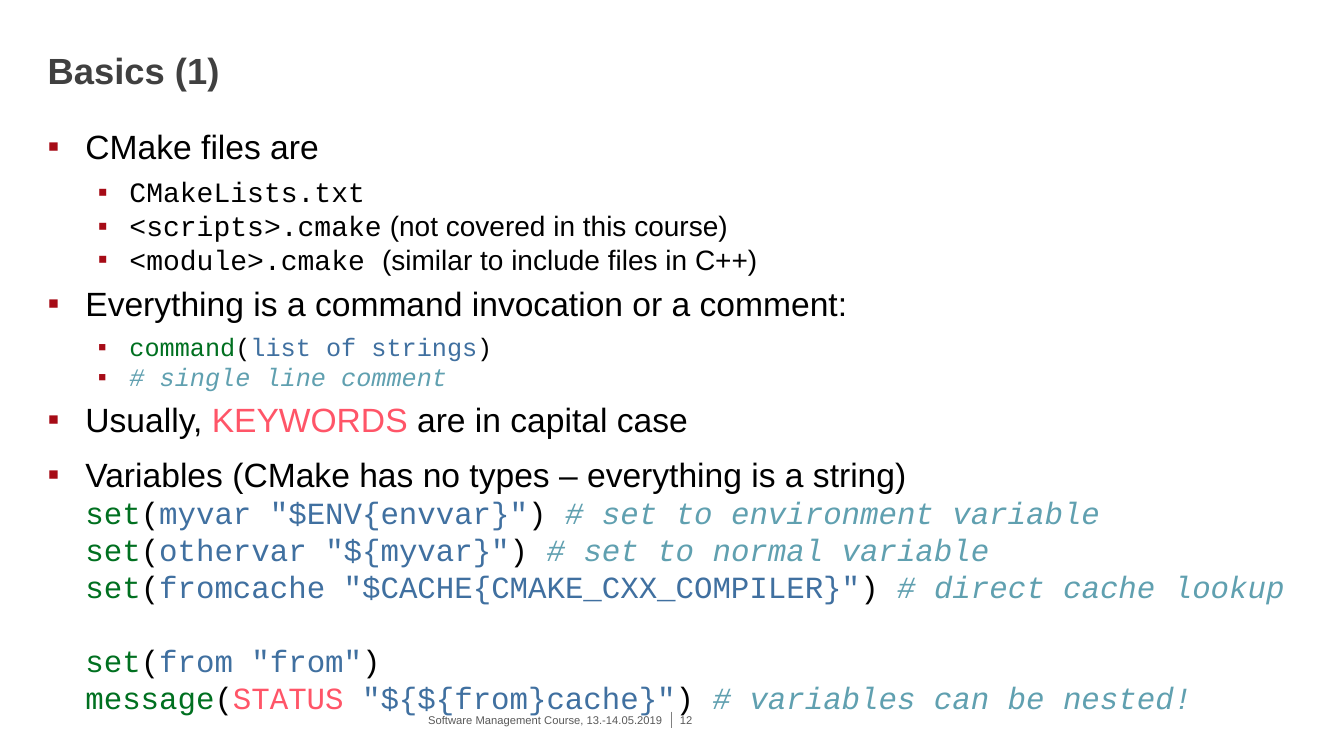
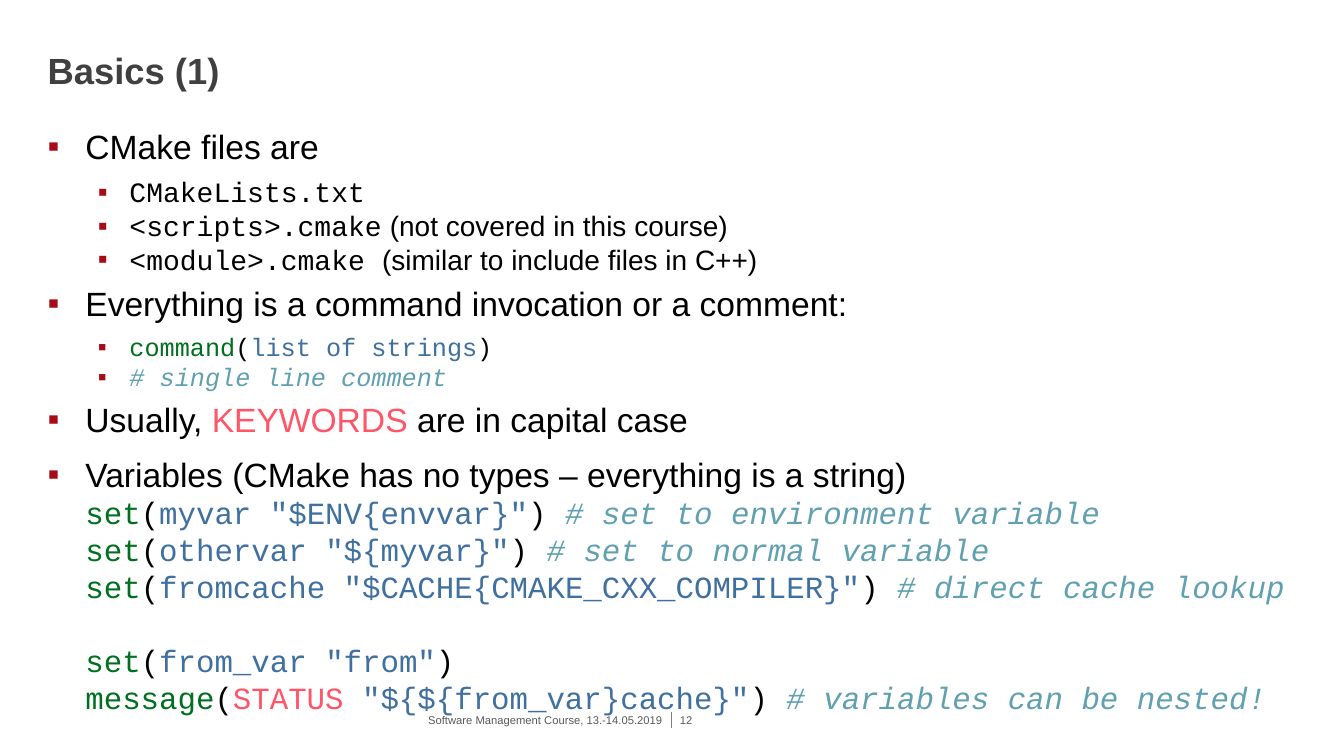
Before and after one commit to eth-cscs/SoftwareManagementCourse2019, a slide deck: slide 12 of cmake/2019-05-13^.14_CMake.pptx. Drawn at 1344x756 pixels with LibreOffice and Linux fonts; fonts in the diff are those of the drawing; background and template pictures are left out. Boxes give left, top, right and bottom in pixels: in the first picture for what was removed or moved away, otherwise in the second. Text is boxed around its words. In the diff, an @@ line names an element or a change of style, - is before the commit and + after.

Commit message:
update CMake slides

```diff
--- a/cmake/2019-05-13^.14_CMake.pptx
+++ b/cmake/2019-05-13^.14_CMake.pptx
@@ text at bbox=[85, 462, 1285, 718]: text changed @@
-▪ Variables (CMake has no types – everything is a string)
-  set(myvar "$ENV{envvar}") # set to environment variable
-  set(othervar "${myvar}") # set to normal variable
-  set(fromcache "$CACHE{CMAKE_CXX_COMPILER}") # direct cache lookup
-  set(from "from")
-  message(STATUS "${${from}cache}") # variables can be nested!
+▪ Variables (CMake has no types – everything is a string)
+  set(myvar "$ENV{envvar}") # set to environment variable
+  set(othervar "${myvar}") # set to normal variable
+  set(fromcache "$CACHE{CMAKE_CXX_COMPILER}") # direct cache lookup
+  set(from_var "from")
+  message(STATUS "${${from_var}cache}") # variables can be nested!
```
Also in this commit, not shown: 19 other slides changed, 3 slides added.
